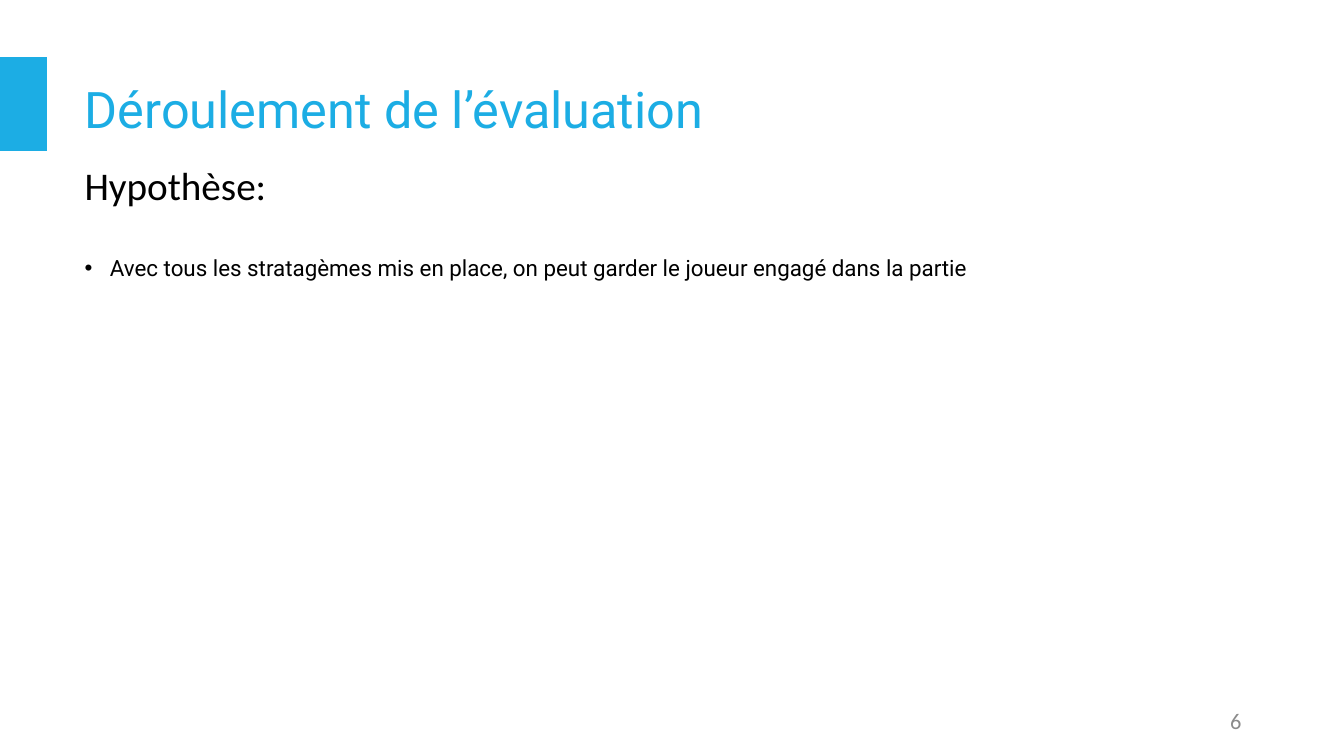
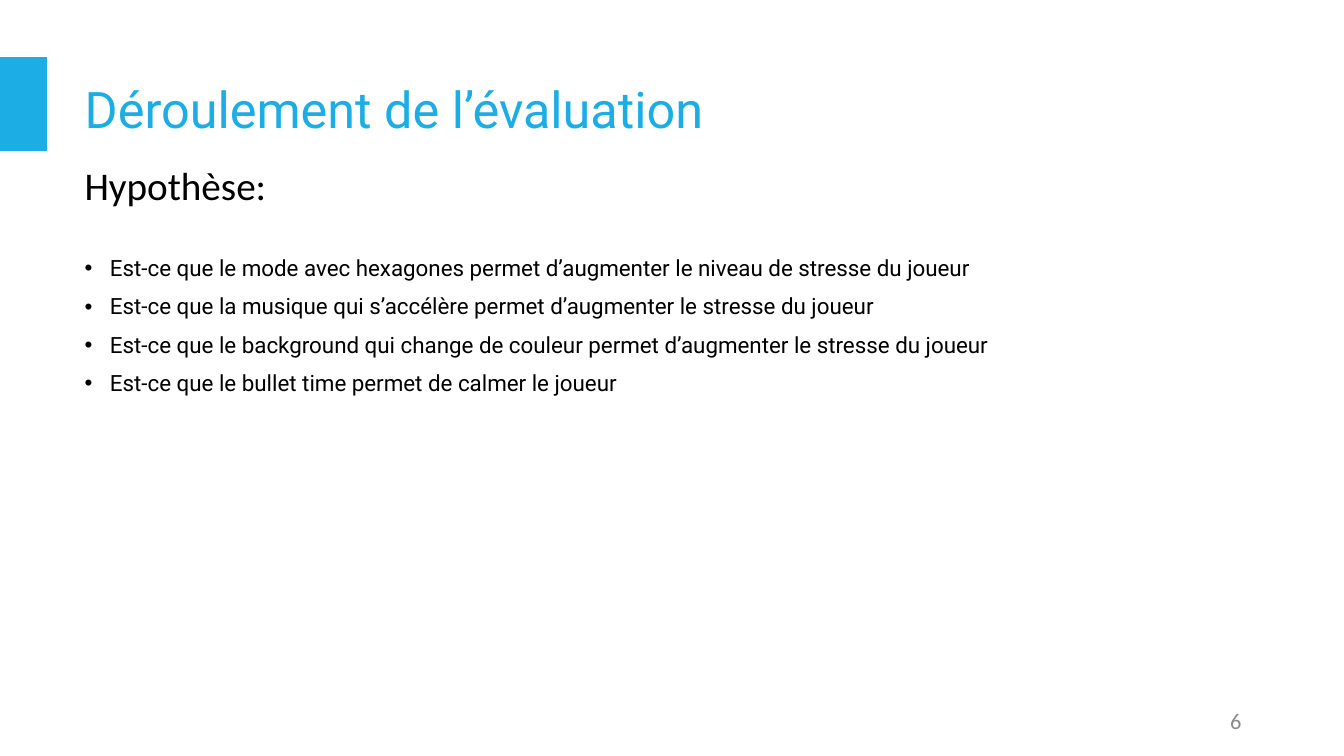
Before and after one commit to LunarX/ProjectTime, a slide deck: slide 6 of Documents/Presentation3.pptx. Drawn at 1344x756 pixels with LibreOffice and Linux fonts; fonts in the diff are those of the drawing. Boxes give left, top, right and bottom in pixels: in the first picture for what was removed or moved away, otherwise in the second. Text is boxed around its words. In the diff, an @@ line names an element or a change of style, - is before the commit and + after.

Commit message:
Updated pres3 hypothesis

```diff
--- a/Documents/Presentation3.pptx
+++ b/Documents/Presentation3.pptx
@@ text at [110,259,988,396]: text changed @@
-• Avec tous les stratagèmes mis en place, on peut garder le joueur engagé dans la partie
+• Est-ce que le mode avec hexagones permet d’augmenter le niveau de stresse du joueur
+• Est-ce que la musique qui s’accélère permet d’augmenter le stresse du joueur
+• Est-ce que le background qui change de couleur permet d’augmenter le stresse du joueur
+• Est-ce que le bullet time permet de calmer le joueur
```
